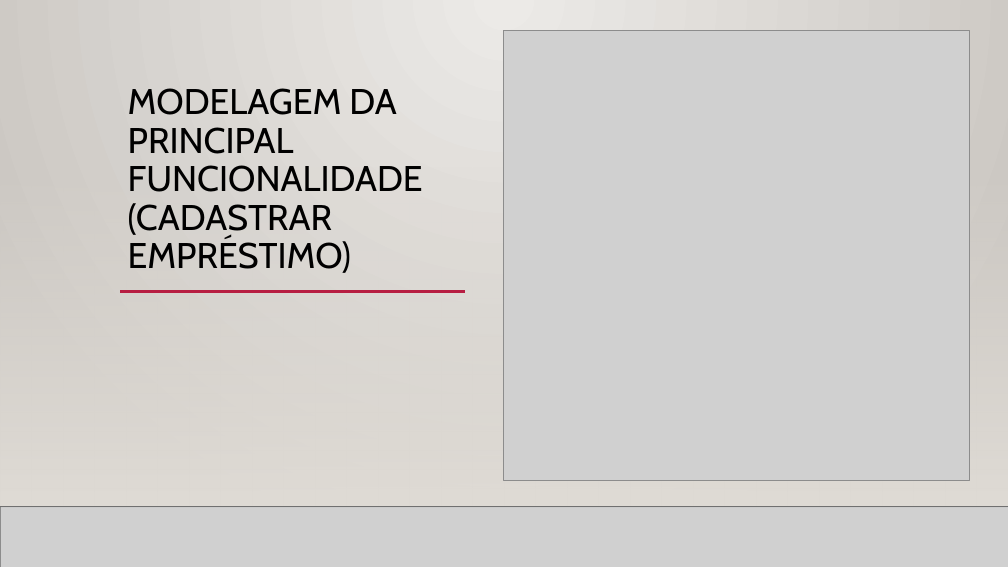
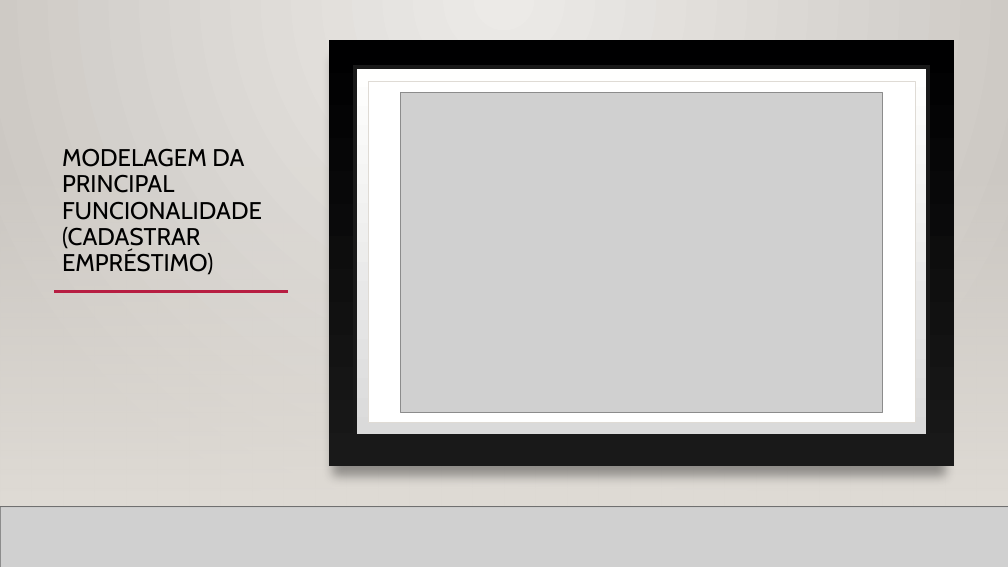
Before and after one commit to Raulzito311/AcmeSF, a slide deck: slide 4 of Apresentacao.pptx (slide 5 before the commit). Drawn at 1008x567 pixels with LibreOffice and Linux fonts; fonts in the diff are those of the drawing; grey boxes stand for pictures; background and template pictures are left out. Boxes give left, top, right and bottom in pixels: in the first picture for what was removed or moved away, otherwise in the second. Text is boxed around its words. In the diff, an @@ line names an element or a change of style, - is before the commit and + after.

```diff
--- a/Apresentacao.pptx
+++ b/Apresentacao.pptx
@@ rectangle added at (329, 40, 954, 466), fill gradient #000001 to #191919 @@
@@ rectangle added at (355, 67, 928, 436), fill gradient #DADADA to #FFFFFE, outline #191919 4 pt @@
@@ rectangle added at (368, 81, 915, 423), fill #FFFFFF, outline #DFDBD5 0.5 pt @@
@@ picture: place and size @@
-picture at (504, 31, 969, 481)
+picture at (401, 92, 883, 412)
@@ title "MODELAGEM DA PRINCIPAL FUNCIONALIDADE (CADASTRAR ...": place and size @@
-title "MODELAGEM DA PRINCIPAL FUNCIONALIDADE (CADASTRAR ..." at (128, 88, 423, 273)
+title "MODELAGEM DA PRINCIPAL FUNCIONALIDADE (CADASTRAR ..." at (62, 148, 262, 275)
@@ title "MODELAGEM DA PRINCIPAL FUNCIONALIDADE (CADASTRAR ..." at (62, 148, 262, 275): size 34 to 23 pt @@
@@ line moved from (120, 292) - (465, 292) to (54, 292) - (288, 292) @@
```
Also in this commit, not shown: 1 other slide changed, 1 slide removed, 5 other files.
